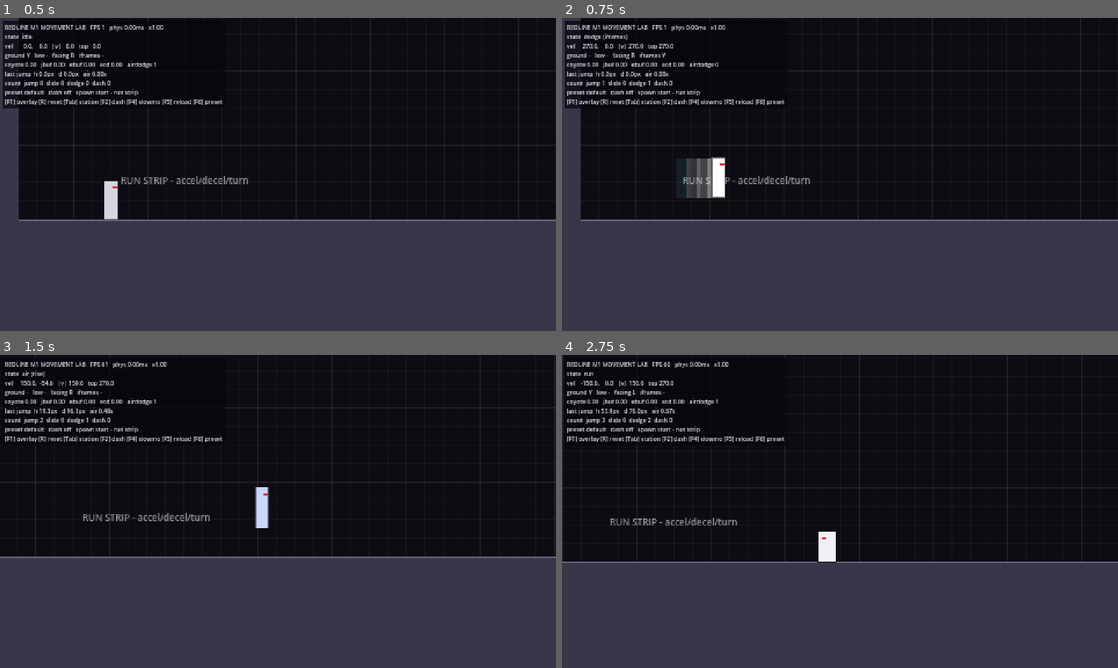
Above: before the commit, frames 1-4 (two rows, left to right).
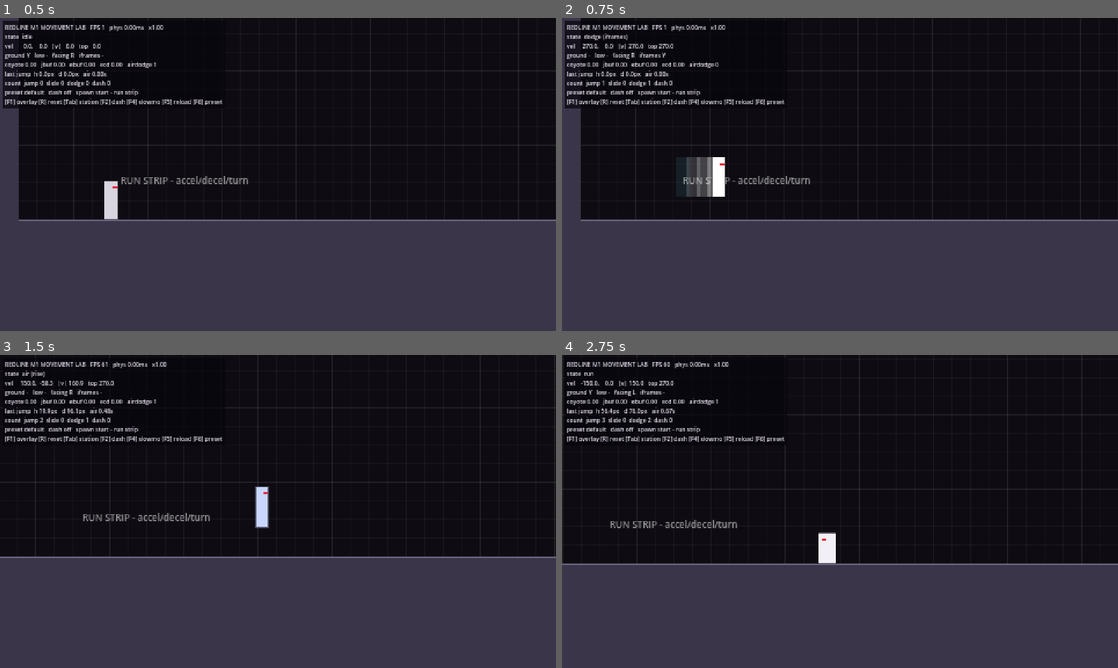
Above: after the commit, the same moments.

Repository: ahmad3itani/Nor
Game: Godot game, scene res://Main.tscn
The game is run twice, just before and just after one commit, with the same random seed, the same clock (stepped at 60 frames per second) and the same inputs.
Inputs:
- Up to frame 1 (0.5 s): no input
- Up to frame 2 (0.75 s): tap Enter at 0.5 s; hold D (move_right) from 0.53 s (still down); hold Space (jump) from 0.53 s (still down); tap Shift (dodge) at 0.6 s
- Up to frame 3 (1.5 s): keep holding D (move_right); release Space (jump) at 1.28 s; tap Space (jump) at 1.35 s
- Up to frame 4 (2.75 s): tap Space (jump) at 1.52, 1.82 s; tap Shift (dodge) at 1.55 s; release D (move_right) at 2.03 s; hold A (move_left) from 2.03 s (still down); hold Space (jump) from 2.03 s (still down); tap I (attack_heavy) at 2.1 s

Frame 1 is identical in both runs. In frame 2, less than 0.1% of the frame differs, in the area x 22-30%, y 44-58%; in frame 3, less than 0.1%; in frame 4, 1.5%, in the area x 0-100%, y 17-68%.

Commit message:
REDLINE M1: make authored jump height exact under fixed-step physics
Semi-implicit Euler peaked ~2.5px below jump_height. Launch velocity is
now solved for the physics step, so the value designers type is the
height players get. Covered by a new discrete-integration test.

Co-Authored-By: Claude Opus 5.5 <noreply@anthropic.com>
Claude-Session: https://claude.ai/code/session_01KKEUHJeU6Cak2JeFzXhYTN

Diff:
--- a/redline/player/controller/Player.gd
+++ b/redline/player/controller/Player.gd
@@ -176,11 +176,11 @@
 	return jump_buffer_timer > 0.0
 
 
-## height_ratio scales jump height (launch speed scales with its square root).
+## height_ratio scales jump height (e.g. the lower slide-jump).
 func start_jump(kind: StringName, height_ratio: float = 1.0) -> void:
 	jump_buffer_timer = 0.0
 	coyote_timer = 0.0
-	velocity.y = config.jump_velocity() * sqrt(height_ratio)
+	velocity.y = config.jump_velocity_for_step(get_physics_process_delta_time(), height_ratio)
 	jump_cut_available = true
 	metrics.jumps += 1
 	jumped.emit(kind)
--- a/redline/player/controller/PlayerMovementConfig.gd
+++ b/redline/player/controller/PlayerMovementConfig.gd
@@ -115,6 +115,16 @@
 
 
 ## Rising gravity derived from jump height and time-to-apex.
+## Launch speed that reaches `height` under fixed-step integration at `dt`.
+## Semi-implicit Euler peaks ~v*dt/2 below the analytic apex, so solve
+## v^2/2g - v*dt/2 = h for v. Keeps the authored jump_height honest in play.
+func jump_velocity_for_step(dt: float, height_ratio: float = 1.0) -> float:
+	var g := rise_gravity()
+	var h := jump_height * height_ratio
+	var half := g * dt * 0.5
+	return -(half + sqrt(half * half + 2.0 * g * h))
+
+
 func rise_gravity() -> float:
 	return 2.0 * jump_height / (jump_time_to_apex * jump_time_to_apex)
 
--- a/redline/tests/unit/test_movement_config.gd
+++ b/redline/tests/unit/test_movement_config.gd
@@ -34,3 +34,17 @@
 	cfg.low_size = Vector2(12, 40)
 	var problems := cfg.validate()
 	check(problems.size() >= 3, "expected >= 3 problems, got %d" % problems.size())
+
+
+func test_step_compensated_jump_velocity_hits_height() -> void:
+	# Simulate the exact integration order Player uses: gravity then move.
+	var cfg := PlayerMovementConfig.new()
+	var dt := 1.0 / 60.0
+	var v := cfg.jump_velocity_for_step(dt)
+	var y := 0.0
+	var min_y := 0.0
+	for i in 60:
+		v += cfg.rise_gravity() * dt
+		y += v * dt
+		min_y = minf(min_y, y)
+	check_near(-min_y, cfg.jump_height, 0.5, "discrete apex height")
--- a/redline/tests/unit/test_player_movement.gd
+++ b/redline/tests/unit/test_player_movement.gd
@@ -70,7 +70,7 @@
 	for i in 60:
 		await physics_frames(1)
 		min_y = minf(min_y, player.global_position.y)
-	check_near(-min_y, cfg.jump_height, 3.0, "held jump height")
+	check_near(-min_y, cfg.jump_height, 1.5, "held jump height")
 	check(player.is_on_floor(), "did not land again")
 	check_near(player.metrics.last_jump_height, -min_y, 0.5, "metrics overlay height matches measured")
 
